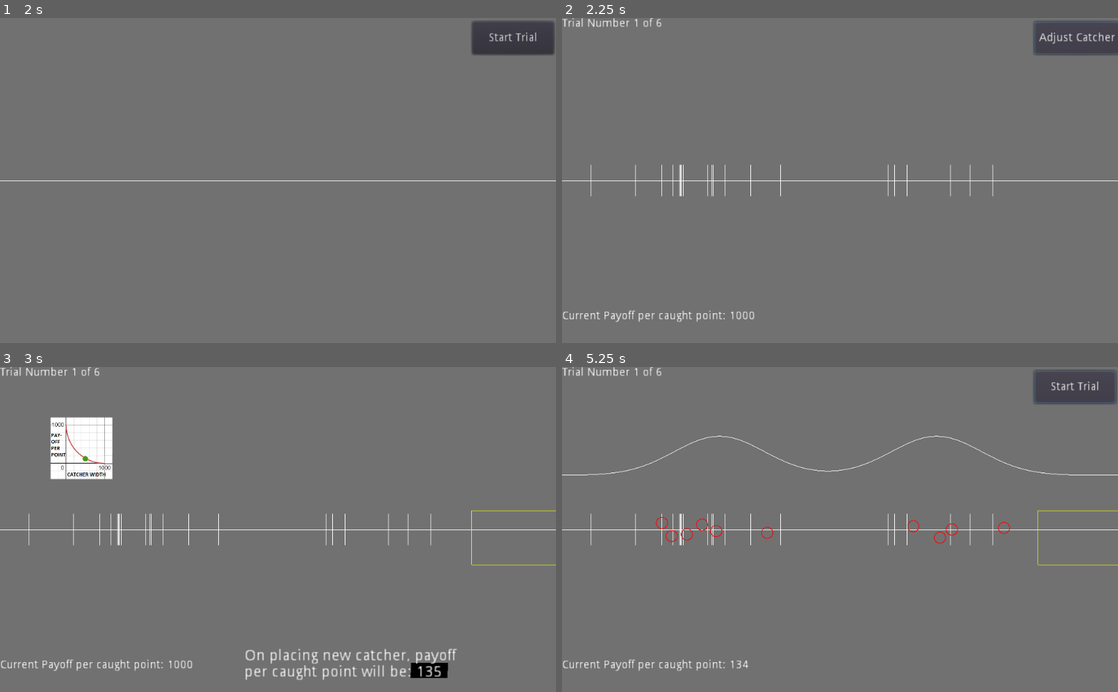
Above: before the commit, frames 1-4 (two rows, left to right).
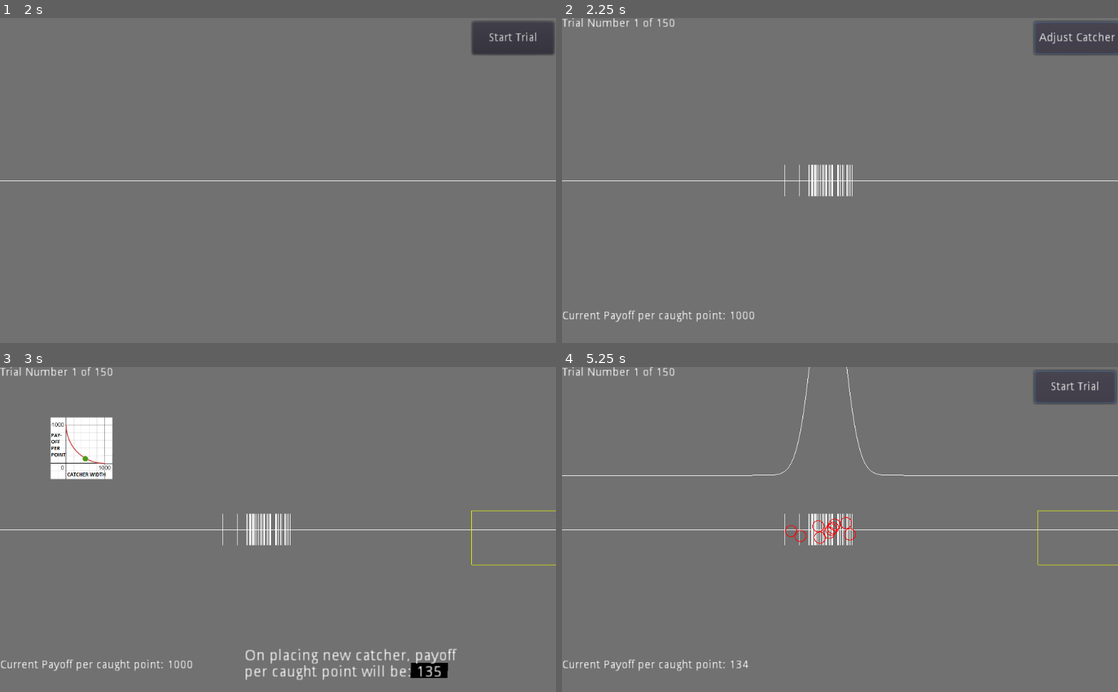
Above: after the commit, the same moments.

Repository: pb6191/bimodalGame
Game: Godot game, scene res://Menu.tscn
Two runs of this game, one before a commit and one after it. Both use one fixed random seed, a clock stepped at 60 frames per second and the inputs below.
Inputs (mouse positions are in pixels of both pictures, inside the frame that each line leads up to):
- Up to frame 1 (2 s): click (433, 138) at 0.52 s; type "12" at 0.6 s; click "START" at 1.25 s
- Up to frame 2 (2.25 s): click "Start Trial" at 2 s
- Up to frame 3 (3 s): click "Adjust Catcher" at 2.75 s
- Up to frame 4 (5.25 s): tap Enter at 3.5 s; move the mouse to (962, 513) at 3.52 s; hold Right (ui_right) 3.53-4.25 s; click (962, 513) at 3.6 s; tap Space (ui_select) at 3.77 s; click "See Result" at 4.25 s; click "Display Graph" at 5 s

Frame 1 is identical in both runs. In frame 2, 0.8% of the frame differs, in the area x 5-78%, y 0-55%; in frame 3, 0.8%; in frame 4, 1.7%, in the area x 0-100%, y 0-55%.

Commit message:
add a new version

Diff:
--- a/Button.gd
+++ b/Button.gd
@@ -48,14 +48,14 @@
 	global.samArr = global.sample.split(",")
 	global.participCode = $"../LineEdit7".text
 	if global.back2backDesign == 1:
-		global.disArr = ["0", "400"]
+		global.disArr = ["0"]
 		#std dev is doubled if the distance between peaks is 0
 		#separate logic if distance >= 600
-		global.devArr = ["83"]
+		global.devArr = ["83", "28", "56"]
 		global.proArr = ["50"]
 		#global.catArr = ["832"]
 		global.catArr = ["150"]
 		global.payArr = ["100"]
-		global.samArr = ["20"]
-		global.trials = 3
+		global.samArr = ["40"]
+		global.trials = 50
 	get_tree().change_scene("res://Main.tscn")
--- a/Button2ndmenu.gd
+++ b/Button2ndmenu.gd
@@ -18,14 +18,14 @@
 
 func _on_Button_pressed():
 	if global.back2backDesign == 1:
-		global.disArr = ["0", "400"]
+		global.disArr = ["0"]
 		#std dev is doubled if the distance between peaks is 0
 		#separate logic if distance >= 600
-		global.devArr = ["83"]
+		global.devArr = ["83", "28", "56"]
 		global.proArr = ["50"]
 		#global.catArr = ["832"]
 		global.catArr = ["150"]
 		global.payArr = ["100"]
-		global.samArr = ["20"]
-		global.trials = 3
+		global.samArr = ["40"]
+		global.trials = 50
 	get_tree().change_scene("res://Main.tscn")
--- a/Intermid.tscn
+++ b/Intermid.tscn
@@ -19,6 +19,9 @@
 text = "Now, the game gets more interesting.
 
 Remember, only 1 of the upcoming trials matters and you will be paid for your performance on that trial."
+__meta__ = {
+"_edit_use_anchors_": false
+}
 
 [node name="ButtonIntermed" type="Button" parent="."]
 margin_left = 392.862
Not shown, changed: export_presets.cfg
